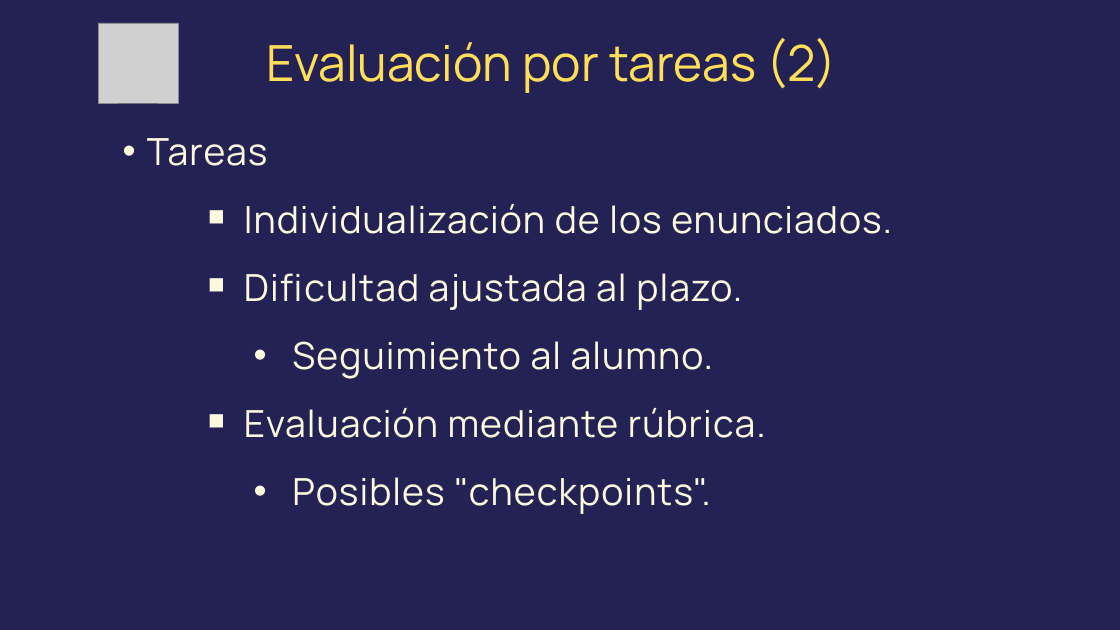
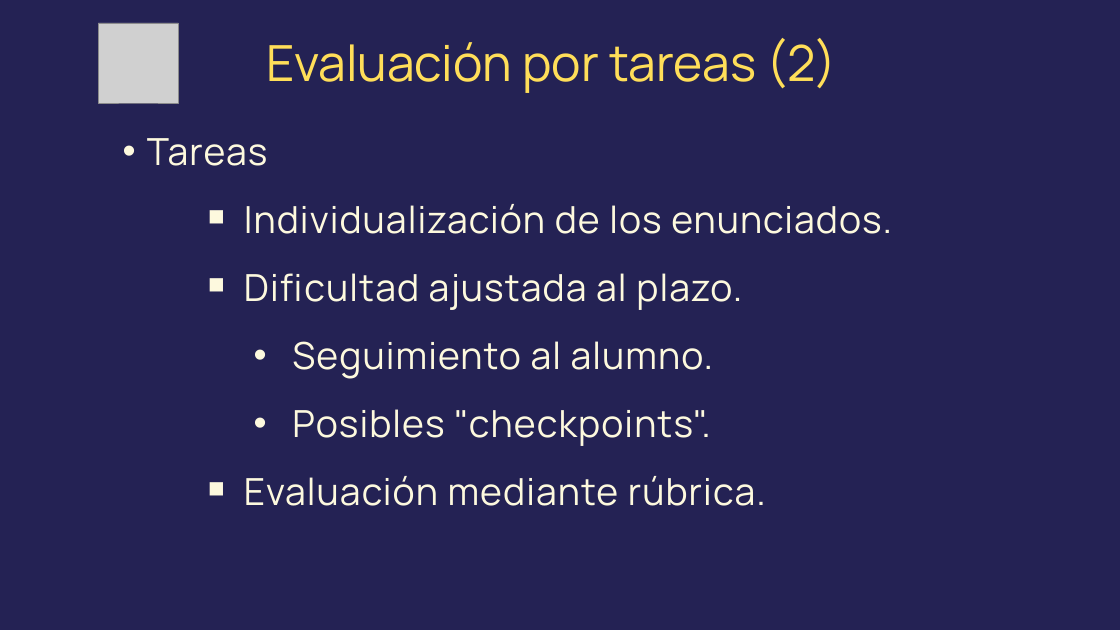
Before and after one commit to sergarb1/PresentacionEvaluarDesdeCasa, a slide deck: slide 8 of Evaluar alumnos desde casa.odp. Drawn at 1120x630 pixels with LibreOffice and Linux fonts; fonts in the diff are those of the drawing; grey boxes stand for pictures. Boxes give left, top, right and bottom in pixels: in the first picture for what was removed or moved away, otherwise in the second. Text is boxed around its words. In the diff, an @@ line names an element or a change of style, - is before the commit and + after.

```diff
--- a/Evaluar alumnos desde casa.odp
+++ b/Evaluar alumnos desde casa.odp
@@ text at (x1=292, y1=409, x2=710, y2=446): paragraph added @@
+        • Posibles "checkpoints".
@@ text at (x1=292, y1=477, x2=710, y2=514): paragraph removed @@
-        • Posibles "checkpoints".
```
Also in this commit, not shown: 17 other slides changed, 1 other file.
